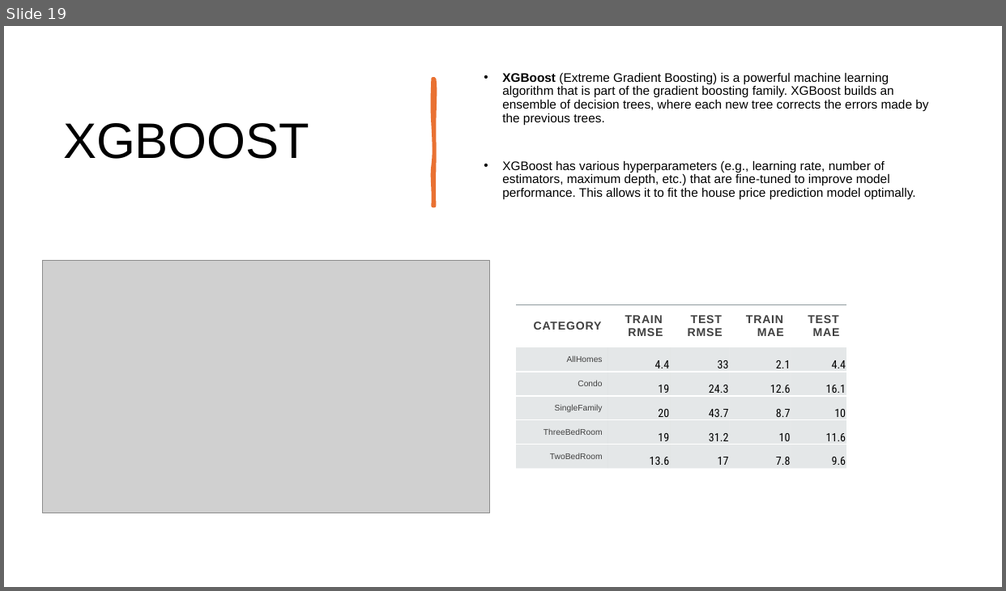
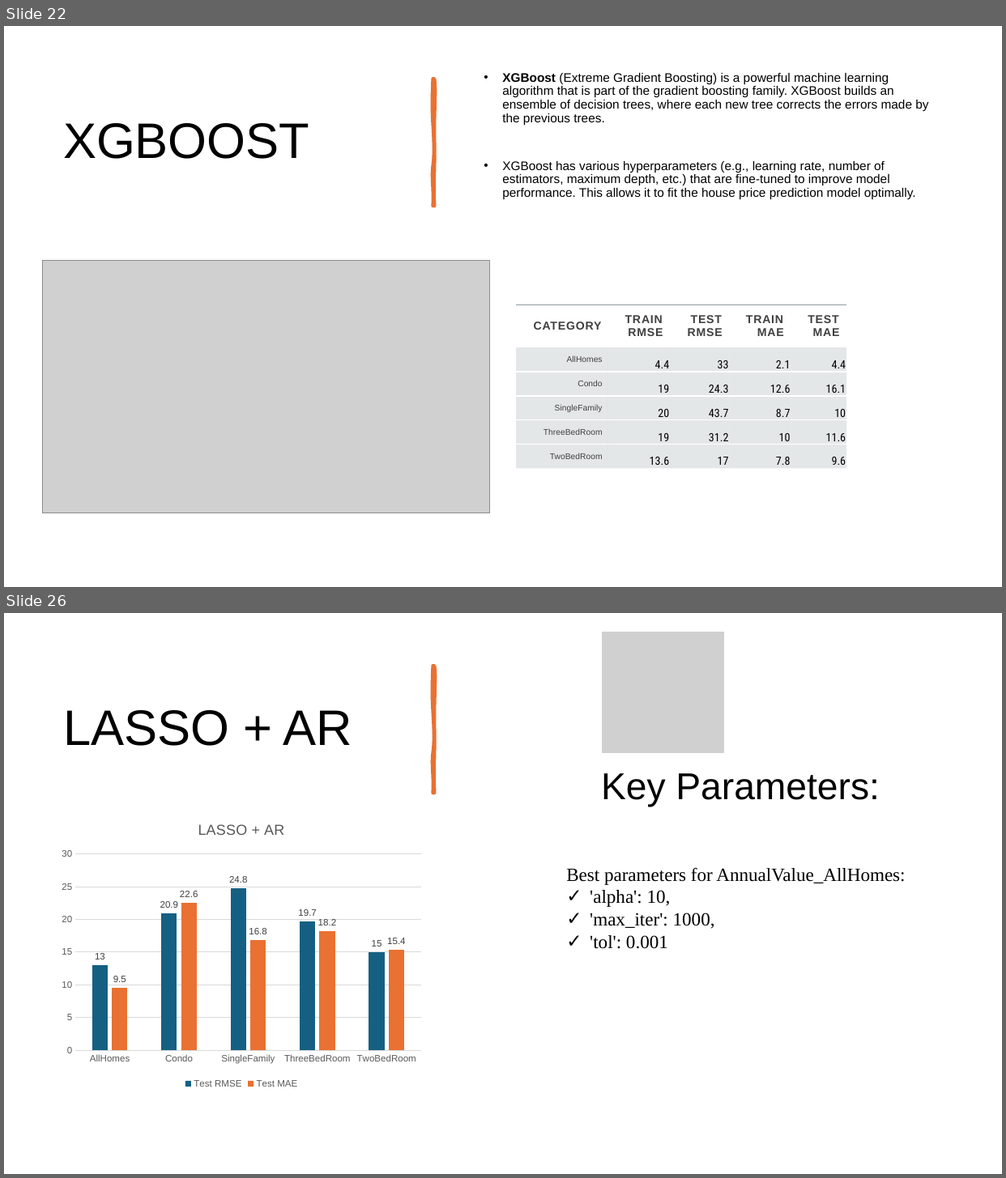
Before and after one commit to KavyaGurram2000/DS_2025_TeamE, a slide deck: Presentation_slides/Predicting Housing Market Trends_final.pptx. Shown one above the other, each under a label of ours: slide 19 before the commit, slides 22 and 26 after it; the slides between them are not shown. The pictures are 1006x591 and 1006x1178 pixels, drawn with LibreOffice and Linux fonts; fonts in the diff are those of the drawing; grey boxes stand for pictures. Boxes give left, top, right and bottom in pixels: in the first picture for what was removed or moved away, otherwise in the second. Text is boxed around its words. In the diff, an @@ line names an element or a change of style, - is before the commit and + after.

```diff
--- a/Presentation_slides/Predicting Housing Market Trends_final.pptx
+++ b/Presentation_slides/Predicting Housing Market Trends_final.pptx
@@ slide 26 added at box(4, 613, 1002, 1174), background #FFFFFF @@
@@ picture added at box(602, 630, 725, 754) @@
@@ freeform shape added at box(433, 666, 434, 793), fill #E97132, outline #E97132 3.25 pt @@
@@ title added at box(63, 710, 352, 746), 48 pt, text #000000 @@
+LASSO + AR
@@ text added at box(601, 773, 879, 807), 36 pt, text #000000 @@
+Key Parameters:
@@ column chart added at box(54, 808, 428, 1093) @@
+title "LASSO + AR "
+categories: AllHomes, Condo, SingleFamily, ThreeBedRoom, TwoBedRoom
+Test RMSE: 13, 20.9, 24.8, 19.7, 15
+Test MAE: 9.5, 22.6, 16.8, 18.2, 15.4
@@ text added at box(566, 867, 905, 949), 18 pt, text #000000 @@
+Best parameters for AnnualValue_AllHomes:
+                ✓ 'alpha': 10,
+                ✓ 'max_iter': 1000,
+                ✓ 'tol': 0.001
@@ what was slide 19 is now slide 22 @@
```
Also in this commit, not shown: 12 slides changed, 9 other slides added, 5 slides removed.
